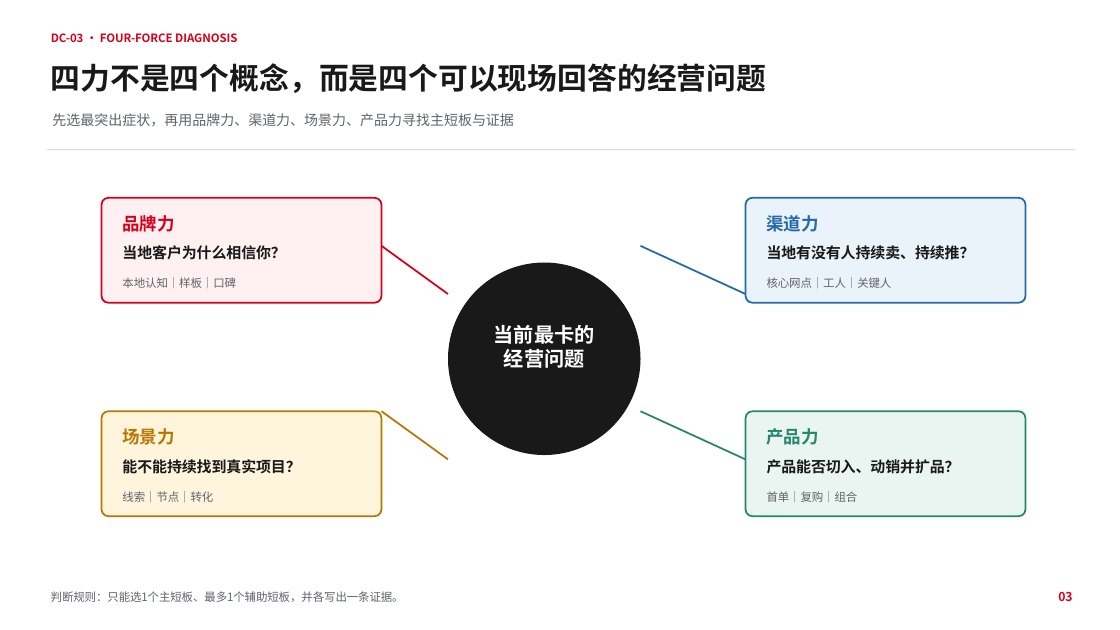
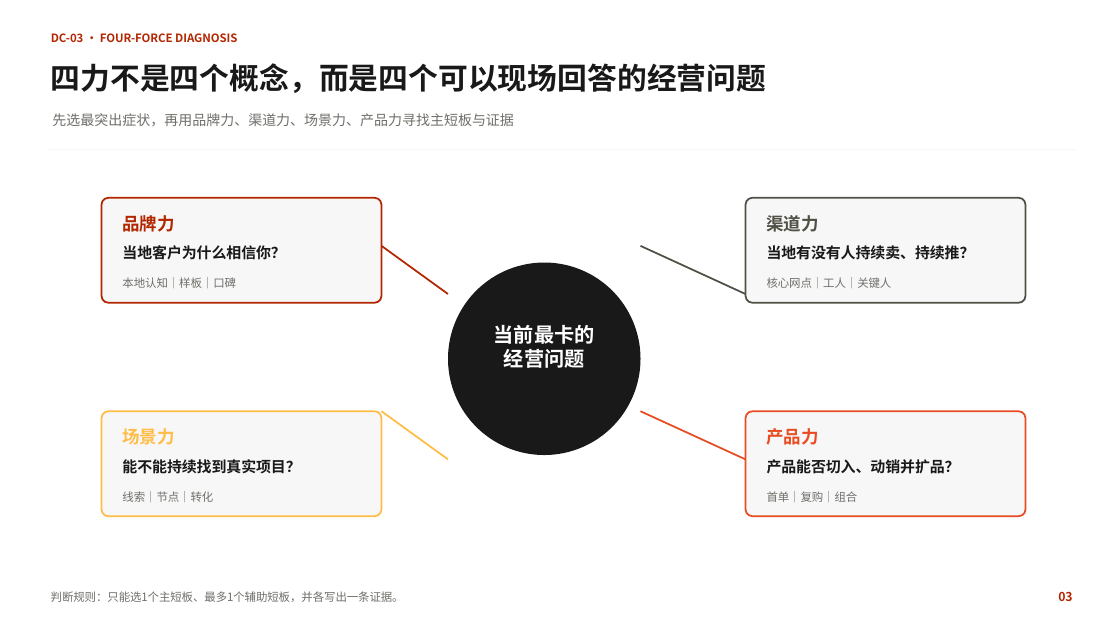
Before and after one commit to swefner/company-ppt-skills, a slide deck: slide 3 of domains/yuhong/assets/components/yuhong-county-course-components-branded.pptx. Drawn at 1120x630 pixels with LibreOffice and Linux fonts; fonts in the diff are those of the drawing; background and template pictures are left out. Boxes give left, top, right and bottom in pixels: in the first picture for what was removed or moved away, otherwise in the second. Text is boxed around its words. In the diff, an @@ line names an element or a change of style, - is before the commit and + after.

```diff
--- a/domains/yuhong/assets/components/yuhong-county-course-components-branded.pptx
+++ b/domains/yuhong/assets/components/yuhong-county-course-components-branded.pptx
@@ line (47, 150) - (1075, 150): stroke #D8DCE0 0.75 pt to #F7F7F8 0.75 pt @@
@@ rounded rectangle at box(102, 197, 381, 302): fill #FFF0F2 to #F7F7F8; outline #D6001C 1.5 pt to #B22600 1.5 pt @@
@@ rounded rectangle at box(746, 197, 1026, 302): fill #EAF2FA to #F7F7F8; outline #246AA8 1.5 pt to #505046 1.5 pt @@
@@ text "渠道力" at box(766, 215, 818, 232): text colour #246AA8 to #505046 @@
@@ line (381, 246) - (448, 294): stroke #D6001C 1.5 pt to #B22600 1.5 pt @@
@@ line (640, 246) - (746, 294): stroke #246AA8 1.5 pt to #505046 1.5 pt @@
@@ rounded rectangle at box(102, 412, 381, 517): fill #FFF4DC to #F7F7F8; outline #B87700 1.5 pt to #FFBD47 1.5 pt @@
@@ line (381, 412) - (448, 460): stroke #B87700 1.5 pt to #FFBD47 1.5 pt @@
@@ line (640, 412) - (746, 460): stroke #26866A 1.5 pt to #E84C22 1.5 pt @@
@@ rounded rectangle at box(746, 412, 1026, 517): fill #EAF5F1 to #F7F7F8; outline #26866A 1.5 pt to #E84C22 1.5 pt @@
@@ text "场景力" at box(122, 428, 174, 445): text colour #B87700 to #FFBD47 @@
@@ text "产品力" at box(766, 428, 818, 445): text colour #26866A to #E84C22 @@
@@ text colour #5F646B to #6F6F6A in 6 elements at box(52, 113, 513, 126), box(122, 277, 236, 288), box(767, 277, 892, 288), box(122, 491, 213, 502), box(767, 491, 858, 502), box(51, 591, 404, 602) @@
@@ text colour #D6001C to #B22600 in 3 elements at box(51, 33, 237, 42), box(122, 215, 174, 232), box(1058, 591, 1072, 601) @@
```
Also in this commit, not shown: 6 other slides changed, 12 other files.
